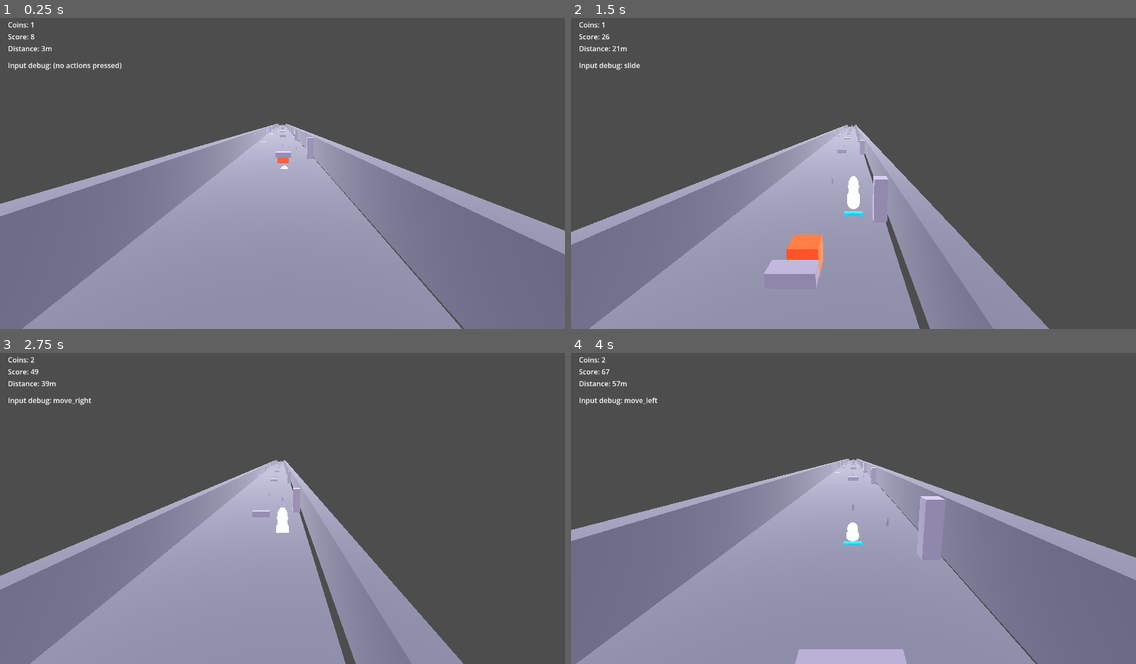
Above: before the commit, frames 1-4 (two rows, left to right).
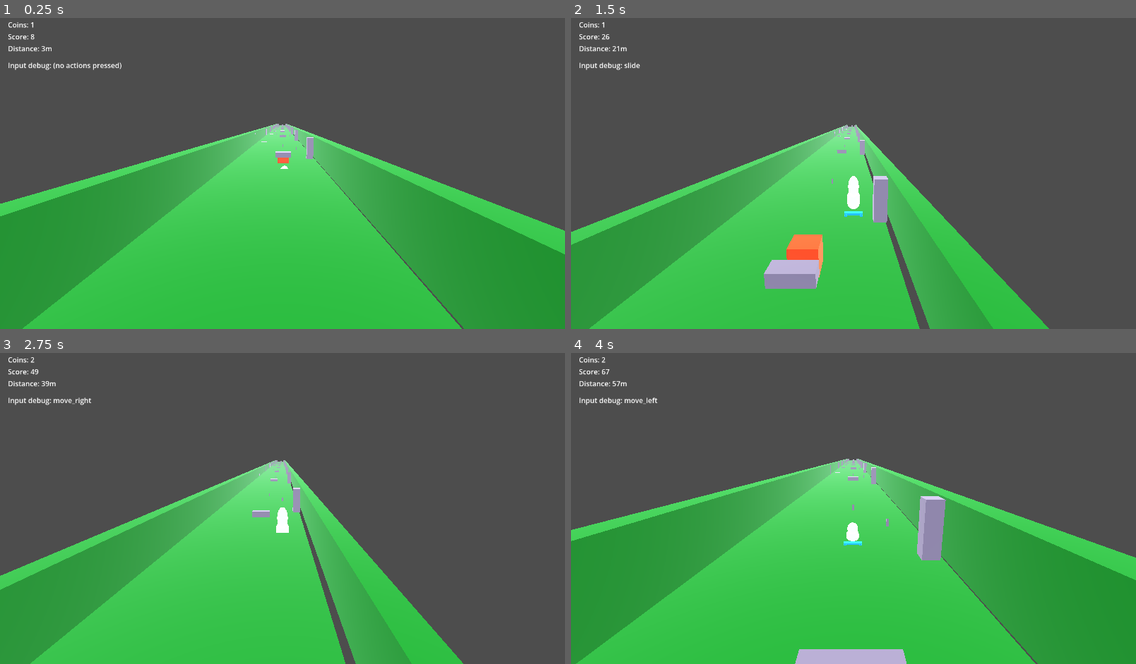
Above: after the commit, the same moments.

Repository: AlexXaya/SkateKnight
Game: Godot game, scene res://scenes/main.tscn
Two runs of this game, one before a commit and one after it. Both use one fixed random seed, a clock stepped at 60 frames per second and the inputs below.
Inputs:
- Up to frame 1 (0.25 s): no input
- Up to frame 2 (1.5 s): hold D (move_right) 0.53-1.28 s; tap Shift (boost) at 0.6 s; tap W (jump) at 0.77 s; hold Down from 1.28 s (still down); tap S (slide) at 1.35 s
- Up to frame 3 (2.75 s): tap W (jump) at 1.52 s; release Down at 2.03 s; hold D (move_right) from 2.03 s (still down); tap Space at 2.1 s
- Up to frame 4 (4 s): release D (move_right) at 2.78 s; hold Up 2.78-3.53 s; tap Shift (boost) at 2.85 s; tap W (jump) at 3.02, 3.77 s; hold A (move_left) from 3.53 s (still down); tap S (slide) at 3.6 s

The runs differ from the first frame. In frame 1, 51% of the frame differs, in the area x 0-100%, y 34-100%; in frame 2, 33%; in frame 3, 33%; in frame 4, 50%.

Commit message:
Make track floor material green.
Retint the chunk floor shader albedo and shadow tint so the playable ground reads green in-game.

Made-with: Cursor

Diff:
--- a/scenes/track/chunk_straight.tscn
+++ b/scenes/track/chunk_straight.tscn
@@ -5,8 +5,8 @@
 
 [sub_resource type="ShaderMaterial" id="ShaderMaterial_floor"]
 shader = ExtResource("1_0gk1p")
-shader_parameter/albedo = Color(0.52, 0.52, 0.56, 1)
-shader_parameter/shadow_tint = Color(0.26, 0.24, 0.3, 1)
+shader_parameter/albedo = Color(0.24, 0.62, 0.3, 1)
+shader_parameter/shadow_tint = Color(0.14, 0.28, 0.16, 1)
 shader_parameter/shade_threshold = 0.5
 shader_parameter/shade_softness = 0.08
 shader_parameter/rim_strength = 0.15
